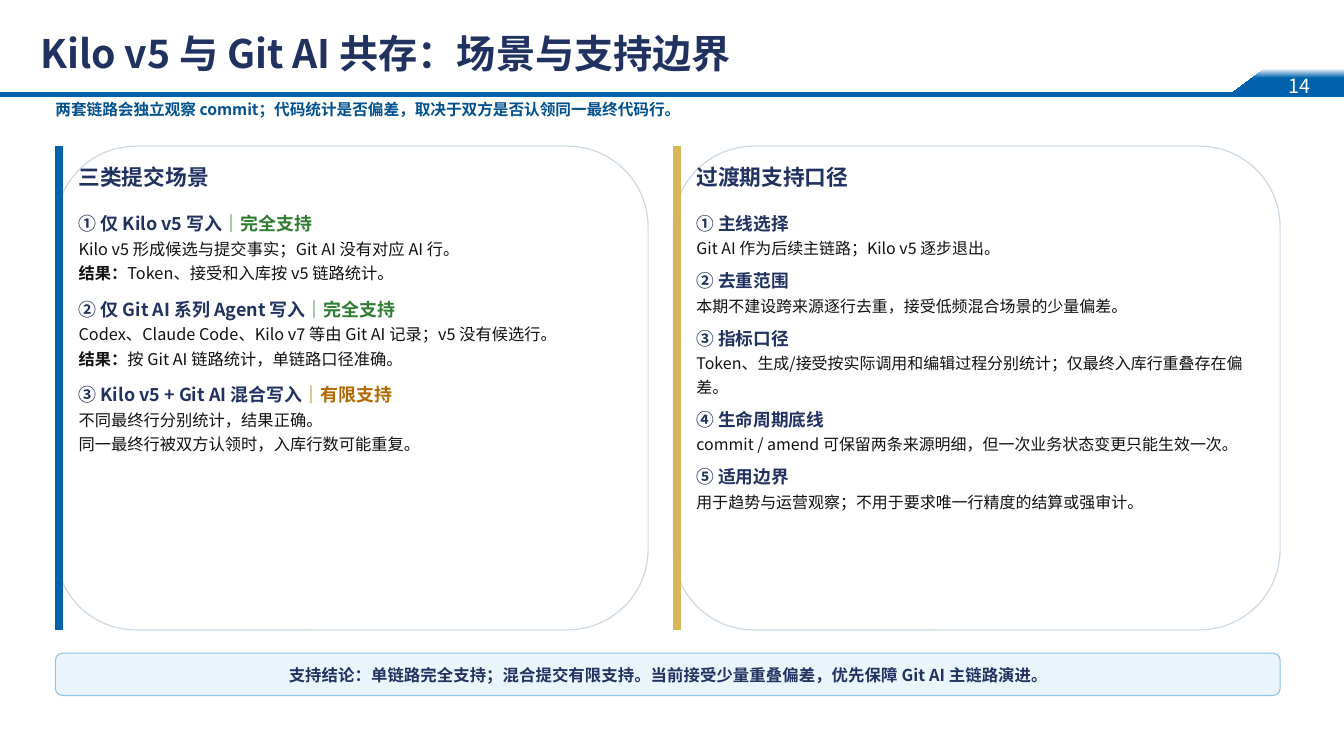
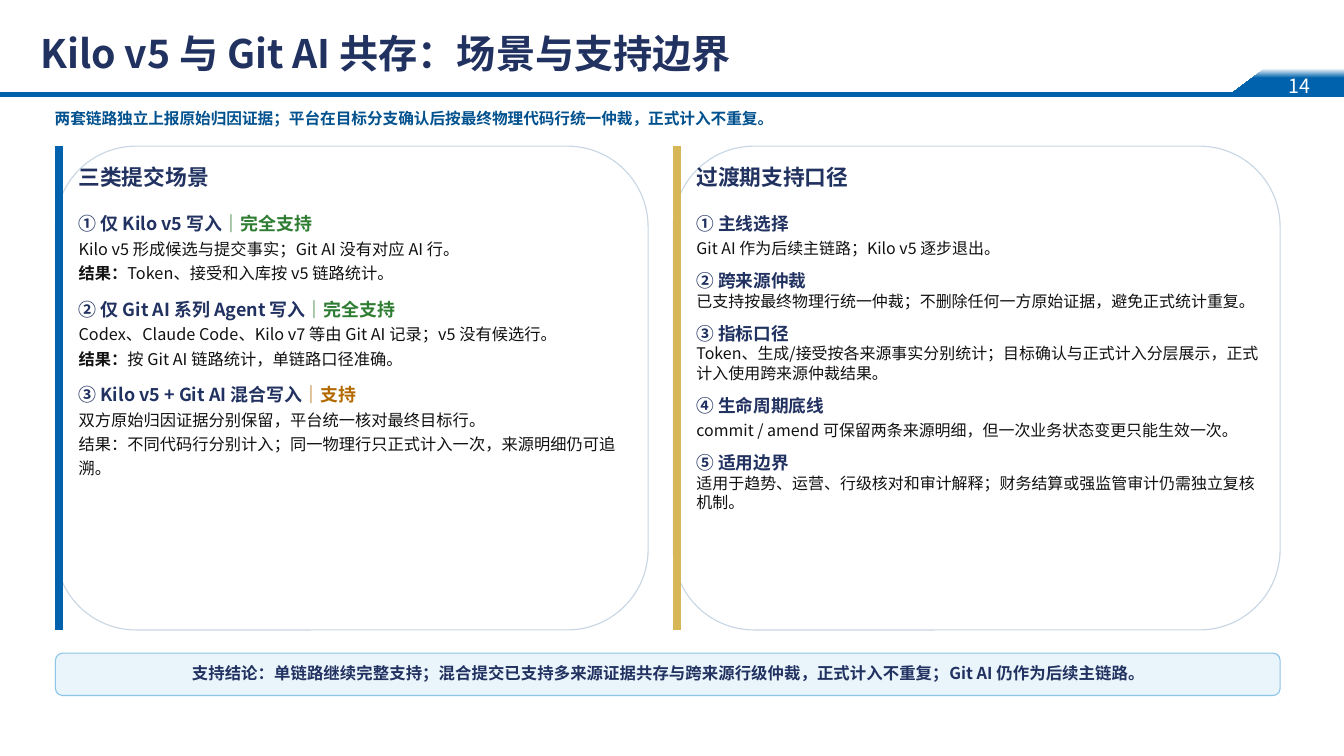
Before and after one commit to glm1024/git-ai, a slide deck: slide 15 of git-ai-ppt/git-ai-research-record.pptx. Drawn at 1344x756 pixels with LibreOffice and Linux fonts; fonts in the diff are those of the drawing; background and template pictures are left out. Boxes give left, top, right and bottom in pixels: in the first picture for what was removed or moved away, otherwise in the second. Text is boxed around its words. In the diff, an @@ line names an element or a change of style, - is before the commit and + after.

```diff
--- a/git-ai-ppt/git-ai-research-record.pptx
+++ b/git-ai-ppt/git-ai-research-record.pptx
@@ text at [55,110,774,127]: text changed @@
-两套链路会独立观察 commit；代码统计是否偏差，取决于双方是否认领同一最终代码行。
+两套链路独立上报原始归因证据；平台在目标分支确认后按最终物理代码行统一仲裁，正式计入不重复。
@@ text at [696,293,1254,310]: text changed @@
-② 去重范围
-本期不建设跨来源逐行去重，接受低频混合场景的少量偏差。
+② 跨来源仲裁
+已支持按最终物理行统一仲裁；不删除任何一方原始证据，避免正式统计重复。
@@ text at [696,345,1258,381]: text changed @@
-Token、生成/接受按实际调用和编辑过程分别统计；仅最终入库行重叠存在偏差。
+Token、生成/接受按各来源事实分别统计；目标确认与正式计入分层展示，正式计入使用跨来源仲裁结果。
@@ text at [79,385,616,476]: text changed @@
-③ Kilo v5 + Git AI 混合写入｜有限支持
-不同最终行分别统计，结果正确。
-同一最终行被双方认领时，入库行数可能重复。
+③ Kilo v5 + Git AI 混合写入｜支持
+双方原始归因证据分别保留，平台统一核对最终目标行。
+结果：不同代码行分别计入；同一物理行只正式计入一次，来源明细仍可追溯。
@@ text at [696,475,1254,510]: text changed @@
-用于趋势与运营观察；不用于要求唯一行精度的结算或强审计。
+适用于趋势、运营、行级核对和审计解释；财务结算或强监管审计仍需独立复核机制。
@@ text at [192,665,1144,682]: text changed @@
-支持结论：单链路完全支持；混合提交有限支持。当前接受少量重叠偏差，优先保障 Git AI 主链路演进。
+支持结论：单链路继续完整支持；混合提交已支持多来源证据共存与跨来源行级仲裁，正式计入不重复；Git AI 仍作为后续主链路。
```
Also in this commit, not shown: 3 other slides changed, 3 other files.
